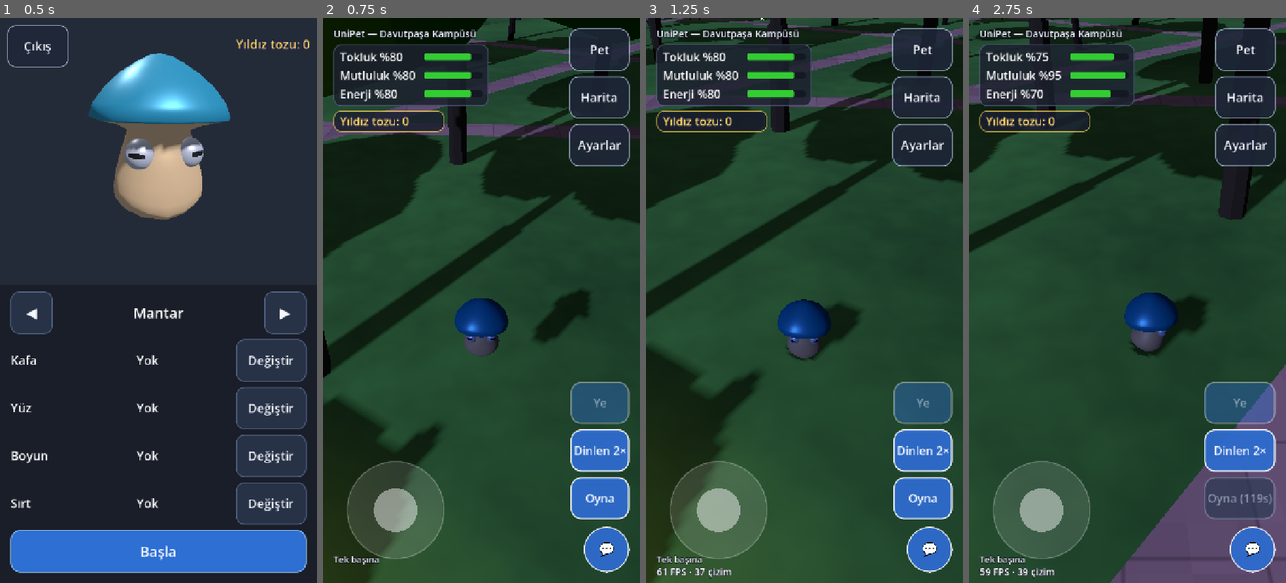
Above: before the commit, frames 1-4 (left to right).
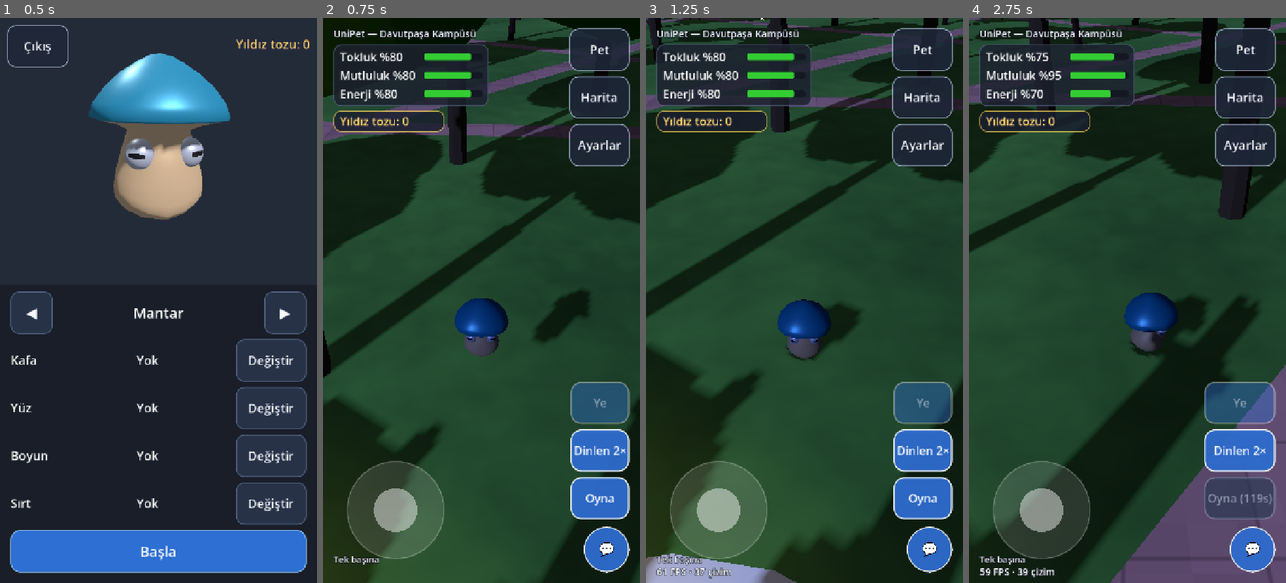
Above: after the commit, the same moments.

Repository: talha24052050/unipet
Game: Godot game, scene res://scenes/ui/login.tscn
Same seed, same stepped clock (60 frames per second), same inputs: the game is played once before the commit and once after it.
Inputs (mouse positions are in pixels of both pictures, inside the frame that each line leads up to):
- Up to frame 1 (0.5 s): no input
- Up to frame 2 (0.75 s): click "Başla" at 0.5 s
- Up to frame 3 (1.25 s): no input
- Up to frame 4 (2.75 s): click "Oyna" at 1.25 s; tap Enter at 2 s; move the mouse to (1197, 272) at 2.02 s; hold Right (ui_right) from 2.03 s (still down); click (1197, 272) at 2.17 s

Frame 1 is identical in both runs. In frame 2, 2.7% of the frame differs, in the area x 68-100%, y 67-100%; in frame 3, 6.9%; in frame 4, 12%, in the area x 0-92%, y 49-100%.

Commit message:
Ortabahce & Tasbina: gercek tas cephe/bolmeli kemer pencereler, yuvarlak kafe pavyonu ve merkez aniti

Diff:
--- a/game/assets/shaders/building_wall.gdshader
+++ b/game/assets/shaders/building_wall.gdshader
@@ -58,15 +58,24 @@
 		// Zemin seviyesi (en alt 0.3m süpürgelik)
 		if (world_pos.y >= 0.3) {
 			if (style == 0) {
-				// 0: Modern yatay pencere şeridi
-				if (floor_y >= 1.05 && floor_y <= 2.45) {
-					float u_grid = mod(wall_u, 2.0);
-					if (floor_y <= 1.15 || floor_y >= 2.35 || u_grid <= 0.08 || u_grid >= 1.92) {
+				// 0: Modern kompozit panel cephe (Alucobond derz ızgarası + yatay cam pencere şeridi)
+				float p_u = fract(wall_u / 1.8);
+				float p_y = fract(floor_y / 1.15);
+				float panel_tone = 0.97 + 0.04 * hash12(vec2(floor(wall_u / 1.8), floor(world_pos.y / 1.15)));
+				col = wall_color.rgb * panel_tone;
+				if (p_u < 0.025 || p_y < 0.025) {
+					col *= 0.88;  // ince alüminyum panel derzi
+				}
+				if (floor_y >= 1.05 && floor_y <= 2.48) {
+					float u_grid = mod(wall_u, 1.8);
+					if (floor_y <= 1.14 || floor_y >= 2.39 || u_grid <= 0.07 || u_grid >= 1.73 || abs(u_grid - 0.9) < 0.03) {
 						col = frame_color.rgb;
+						roughness = 0.55;
 					} else {
-						col = window_color.rgb;
-						roughness = 0.25;
-						metallic = 0.2;
+						float sky_grad = clamp((floor_y - 1.14) / 1.25, 0.0, 1.0);
+						col = mix(window_color.rgb * 0.82, window_color.rgb * 1.35 + vec3(0.05, 0.08, 0.07), sky_grad);
+						roughness = 0.18;
+						metallic = 0.25;
 					}
 				}
 			} else if (style == 1) {
@@ -82,44 +91,81 @@
 					}
 				}
 			} else if (style == 2) {
-				// 2: Tarihi binalar: taş kaide, pilastırlar, kat silmesi, kemerli pencereler
-				float pil = mod(wall_u, PILASTER_SPACING);
-				bool on_pilaster = pil < PILASTER_WIDTH;
-				bool on_band = floor_y > FLOOR_HEIGHT - 0.22;  // kat silmesi
+				// 2: Tarihi Taşbina (Kışla) cephesi — YTÜ resmi fotoğraf referansı:
+				// İç avlu: eskitilmiş gri-bej kireçtaşı sıva, koyu kat silmesi, yağmur oluğu,
+				// taş kemer söveli ve beyaz çok bölmeli (mullion) kemerli pencereler.
+				// Dış cephe: organik çok tonlu kaba moloz taş örgü + tuğla kemer + beyaz bölmeli cam.
 				float u_mod = mod(wall_u, 3.0);
 				bool outer = outer_stone && dot(world_normal.xz, world_pos.xz - courtyard_center) > 0.0;
+				bool on_band = floor_y > FLOOR_HEIGHT - 0.26;
+				bool under_band = floor_y > FLOOR_HEIGHT - 0.38 && !on_band;
 				if (outer) {
-					// Kaba taş örgü: 0.45 m sıralar, sıra başına kaydırılmış düzensiz blok uzunlukları
-					float row = floor(world_pos.y / 0.45);
-					float bu = wall_u / (0.7 + 0.5 * hash12(vec2(row, 3.0))) + hash12(vec2(row, 7.0));
+					// Kaba moloz taş örgü: düzensiz bloklar + koyu gölgeli derz
+					float row = floor(world_pos.y / 0.38);
+					float row_w = 0.55 + 0.45 * hash12(vec2(row, 3.1));
+					float bu = wall_u / row_w + hash12(vec2(row, 7.3)) * 3.0;
 					vec2 cell = vec2(floor(bu), row);
 					float fu = fract(bu);
-					float fy = fract(world_pos.y / 0.45);
-					float tone = 0.86 + 0.24 * hash12(cell);
-					col = rubble_color.rgb * tone;
-					if (fu < 0.05 || fy < 0.08) {
-						col = rubble_color.rgb * 1.18;  // açık renk derz
-					}
-					roughness = 1.0;
-				}
-				if (!outer && (world_pos.y < PLINTH_HEIGHT || on_pilaster || on_band)) {
-					col = stone_color.rgb;
-					roughness = 0.95;
-				} else
-				if (u_mod >= 0.9 && u_mod <= 2.1) {
+					float fy = fract(world_pos.y / 0.38);
+					float tone = 0.78 + 0.34 * hash12(cell);
+					float warm = hash12(cell + vec2(11.0, 5.0));
+					vec3 stone_tint = mix(rubble_color.rgb, rubble_color.rgb * vec3(1.06, 0.98, 0.88), warm);
+					col = stone_tint * tone;
+					if (fu < 0.06 || fy < 0.09) {
+						col = rubble_color.rgb * 0.62;  // koyu harç/gölge derzi
+					}
+					roughness = 0.98;
+				} else {
+					// İç avlu: eskitilmiş kireçtaşı sıva dokusu (hafif ton çeşitliliği)
+					float grain = 0.96 + 0.08 * hash12(vec2(floor(wall_u * 1.4), floor(world_pos.y * 1.4)));
+					float blotch = 0.97 + 0.06 * hash12(vec2(floor(wall_u * 0.35), floor(world_pos.y * 0.4)));
+					col = wall_color.rgb * grain * blotch;
+					roughness = 0.93;
+					if (world_pos.y < PLINTH_HEIGHT) {
+						col = wall_color.rgb * 0.80;  // taş subasman
+					} else if (on_band) {
+						col = wall_color.rgb * 0.58;  // koyu taş kat silmesi (tasbina_stone.jpg)
+						roughness = 0.96;
+					} else if (under_band) {
+						col = col * 0.86;  // silme altı gölge
+					}
+					// Dikey yağmur oluğu borusu (her 15 m'de bir)
+					if (mod(wall_u + 1.5, 15.0) < 0.13) {
+						col = vec3(0.64, 0.66, 0.68);
+						roughness = 0.55;
+						metallic = 0.25;
+					}
+				}
+				// Kemerli pencereler: dış taş/tuğla kemer sövesi + beyaz çok bölmeli doğrama + cam
+				if (u_mod >= 0.78 && u_mod <= 2.22 && !on_band) {
 					float center_u = 1.5;
-					float half_w = 0.6;
-					float dx = (u_mod - center_u) / half_w;
-					float arch_top = 2.55 + 0.4 * sqrt(max(0.0, 1.0 - dx * dx));
-
-					if (floor_y >= 0.9 && floor_y <= arch_top) {
-						float inner_arch = 2.45 + 0.35 * sqrt(max(0.0, 1.0 - dx * dx));
-						if (floor_y <= 1.0 || floor_y >= inner_arch || u_mod <= 1.0 || u_mod >= 2.0) {
-							col = outer ? brick_arch_color.rgb : frame_color.rgb;
+					float half_w_outer = 0.70;
+					float half_w_inner = 0.56;
+					float dx_o = (u_mod - center_u) / half_w_outer;
+					float arch_outer = 2.48 + 0.48 * sqrt(max(0.0, 1.0 - dx_o * dx_o));
+					if (floor_y >= 0.82 && floor_y <= arch_outer) {
+						float dx_i = (u_mod - center_u) / half_w_inner;
+						bool in_opening = abs(dx_i) <= 1.0 && floor_y >= 0.94 && floor_y <= (2.46 + 0.40 * sqrt(max(0.0, 1.0 - dx_i * dx_i)));
+						if (!in_opening) {
+							// Kemer sövesi / denizlik: iç cephede koyu taş söve, dış cephede tuğla kemer
+							col = outer ? brick_arch_color.rgb * (0.9 + 0.16 * hash12(vec2(floor(u_mod * 8.0), floor(floor_y * 8.0)))) : wall_color.rgb * 0.68;
+							roughness = 0.94;
 						} else {
-							col = window_color.rgb;
-							roughness = 0.3;
-							metallic = 0.1;
+							// Beyaz pencere çerçevesi + çok bölmeli kayıtlar (1 dikey + 2 yatay + kemer yelpazesi)
+							float arch_in = 2.46 + 0.40 * sqrt(max(0.0, 1.0 - dx_i * dx_i));
+							bool outer_frame = floor_y <= 1.02 || floor_y >= arch_in - 0.06 || abs(u_mod - center_u) >= half_w_inner - 0.06;
+							bool mid_vert = abs(u_mod - center_u) < 0.042;
+							bool horiz_bars = abs(floor_y - 1.50) < 0.036 || abs(floor_y - 2.02) < 0.036 || abs(floor_y - 2.46) < 0.042;
+							bool arch_fan = floor_y > 2.46 && (abs(abs(u_mod - center_u) - (floor_y - 2.46) * 0.95) < 0.032);
+							if (outer_frame || mid_vert || horiz_bars || arch_fan) {
+								col = frame_color.rgb;
+								roughness = 0.65;
+							} else {
+								float g_grad = clamp((floor_y - 1.0) / 1.8, 0.0, 1.0);
+								col = mix(window_color.rgb * 0.78, window_color.rgb * 1.45 + vec3(0.04, 0.06, 0.09), g_grad);
+								roughness = 0.22;
+								metallic = 0.15;
+							}
 						}
 					}
 				}
--- a/game/src/world/building_style.gd
+++ b/game/src/world/building_style.gd
@@ -52,11 +52,11 @@
 const BRICK_WINDOW: Color = Color(0.17, 0.21, 0.26)
 const BRICK_ROOF: Color = Color(0.6, 0.62, 0.64)
 
-## Renk paleti (YTÜ Davutpaşa harita stili)
-const HISTORIC_WALL: Color = Color(0.937, 0.890, 0.784)  # krem #EFE3C8
-const HISTORIC_ROOF: Color = Color(0.63, 0.34, 0.27)   # yıpranmış kiremit (drone referansı; eski #B9473A fazla canlıydı)
-const HISTORIC_WINDOW: Color = Color(0.18, 0.22, 0.28)
-const HISTORIC_FRAME: Color = Color(1.0, 1.0, 1.0)       # beyaz pencere çerçevesi
+## Renk paleti (YTÜ Davutpaşa resmi fotoğraf referansı: eskitilmiş gri-bej kireçtaşı sıvası + kiremit çatı)
+const HISTORIC_WALL: Color = Color(0.75, 0.73, 0.69)     # gerçek Taşbina eskitilmiş taş-sıva gri-bej
+const HISTORIC_ROOF: Color = Color(0.66, 0.35, 0.27)     # sıcak kiremit çatı (dji_0114 / dji_0081 referansı)
+const HISTORIC_WINDOW: Color = Color(0.14, 0.18, 0.23)
+const HISTORIC_FRAME: Color = Color(0.95, 0.95, 0.94)    # beyaz çok bölmeli pencere doğraması
 
 const MODERN_WALL: Color = Color(0.91, 0.93, 0.94)       # açık gri / beyaz
 const MODERN_ROOF: Color = Color(0.68, 0.71, 0.74)       # açık gri düz çatı
--- a/game/src/world/greenery_decor.gd
+++ b/game/src/world/greenery_decor.gd
@@ -53,10 +53,13 @@
 	_build_beds(data.get("beds", []))
 	for t: Variant in data.get("tracks", []):
 		_build_track(t as Dictionary)
-	for k: Variant in data.get("kiosks", []):
+	var kiosks: Array = data.get("kiosks", [])
+	for k: Variant in kiosks:
 		var kx: float = float(k[0])
 		var kz: float = float(k[1])
 		_build_kiosk(Vector3(kx, TerrainHeight.active_height(kx, kz), kz), float(k[2]))
+	if not kiosks.is_empty():
+		_build_ortabahce_monument(Vector2(-2.1, 5.3))
 
 
 func _build_trees(trees: Array) -> void:
@@ -427,23 +430,147 @@
 	parent.add_child(mi)
 
 
+## Ortabahçe yuvarlak kafe/büfe pavyonu (dji_0114 drone referansı):
+## Geniş dairesel gri saçak çatı, koyu cam + ahşap gövde, 8 ince çelik direk, dairesel taş platform ve 2 otomat.
+## Tüm parçalar tek köşe-renkli ArrayMesh'te birleşir (= 1 çizim çağrısı).
 func _build_kiosk(pos: Vector3, yaw: float) -> void:
 	var root: StaticBody3D = StaticBody3D.new()
 	root.name = "Kiosk"
 	root.position = pos
 	root.rotation.y = yaw
-	_box(root, KIOSK_BODY, Vector3(0.0, KIOSK_BODY.y * 0.5, -0.6), KIOSK_BODY_COLOR)
-	var roof_y: float = KIOSK_BODY.y + 0.25
-	_box(root, KIOSK_ROOF, Vector3(0.0, roof_y, 0.0), KIOSK_ROOF_COLOR)
-	for sx: float in [-1.0, 1.0]:
-		_box(root, Vector3(0.14, roof_y, 0.14), Vector3(sx * (KIOSK_ROOF.x * 0.5 - 0.3), roof_y * 0.5, KIOSK_ROOF.z * 0.5 - 0.3), KIOSK_POST_COLOR)
+
+	var st: SurfaceTool = SurfaceTool.new()
+	st.begin(Mesh.PRIMITIVE_TRIANGLES)
+	st.set_smooth_group(-1)
+
+	var base_col: Color = Color(0.76, 0.74, 0.70)
+	var core_dark: Color = Color(0.16, 0.20, 0.24)
+	var glass_col: Color = Color(0.14, 0.22, 0.28)
+	var wood_col: Color = Color(0.56, 0.34, 0.22)
+	var roof_col: Color = Color(0.62, 0.64, 0.66)
+	var fascia_col: Color = Color(0.26, 0.28, 0.31)
+	var post_col: Color = Color(0.24, 0.26, 0.29)
+	var red_accent: Color = Color(0.72, 0.16, 0.16)
+
+	# 1) Dairesel taş pavyon tabanı (r=4.8m, h=0.14m)
+	_add_colored_cyl(st, 4.8, 0.14, Vector3(0.0, 0.07, 0.0), 16, base_col)
+	# 2) Alt ahşap/kiremit tezgah bandı (r=3.1m, h=0.95m)
+	_add_colored_cyl(st, 3.1, 0.95, Vector3(0.0, 0.14 + 0.475, 0.0), 14, wood_col)
+	# 3) Üst koyu cam vitrin gövdesi (r=3.02m, h=1.85m)
+	_add_colored_cyl(st, 3.02, 1.85, Vector3(0.0, 1.09 + 0.925, 0.0), 14, glass_col)
+	# 4) Üst koyu alınlık halkası + geniş dairesel saçak çatı (r=4.7m)
+	_add_colored_cyl(st, 3.15, 0.22, Vector3(0.0, 2.94 + 0.11, 0.0), 14, core_dark)
+	_add_colored_cyl(st, 4.75, 0.24, Vector3(0.0, 3.16 + 0.12, 0.0), 16, fascia_col)
+	_add_colored_cyl(st, 4.65, 0.10, Vector3(0.0, 3.40 + 0.05, 0.0), 16, roof_col)
+	# Çatı üstü klima / ışıklık kutusu
+	_add_colored_box(st, Vector3(1.8, 0.42, 1.4), Vector3(0.0, 3.68, 0.0), Color(0.72, 0.74, 0.76))
+	# 5) 8 adet ince saçak taşıyıcı çelik direk
+	for i: int in 8:
+		var ang: float = TAU * float(i) / 8.0
+		var px: float = cos(ang) * 4.25
+		var pz: float = sin(ang) * 4.25
+		_add_colored_box(st, Vector3(0.12, 3.05, 0.12), Vector3(px, 0.14 + 1.525, pz), post_col)
+	# 6) Kırmızı büfe tabelası / otomat çifti (giriş yanında)
 	for sx: float in [-0.55, 0.55]:
-		_box(root, VENDING_SIZE, Vector3(sx, VENDING_SIZE.y * 0.5, KIOSK_BODY.z * 0.5 - 0.6 + VENDING_SIZE.z * 0.5), VENDING_COLOR)
+		_add_colored_box(st, Vector3(0.85, 1.85, 0.70), Vector3(sx, 0.14 + 0.925, 3.45), red_accent)
+		_add_colored_box(st, Vector3(0.62, 1.05, 0.06), Vector3(sx, 0.14 + 1.18, 3.81), Color(0.88, 0.92, 0.96))
+
+	st.generate_normals()
+	var mesh: ArrayMesh = st.commit()
+	var mat: StandardMaterial3D = StandardMaterial3D.new()
+	mat.vertex_color_use_as_albedo = true
+	mat.roughness = 0.78
+	mesh.surface_set_material(0, mat)
+	var mi: MeshInstance3D = MeshInstance3D.new()
+	mi.name = "KioskMesh"
+	mi.mesh = mesh
+	root.add_child(mi)
+
 	var col: CollisionShape3D = CollisionShape3D.new()
-	var shape: BoxShape3D = BoxShape3D.new()
-	shape.size = KIOSK_BODY
+	var shape: CylinderShape3D = CylinderShape3D.new()
+	shape.radius = 3.25
+	shape.height = 3.4
 	col.shape = shape
-	col.position = Vector3(0.0, KIOSK_BODY.y * 0.5, -0.6)
+	col.position = Vector3(0.0, 1.7, 0.0)
 	root.add_child(col)
 	add_child(root)
 	kiosk_count += 1
+
+
+## Ortabahçe merkez anıt meydanı (dji_0081 referansı): dairesel basamaklı taş platform + granit kaide + bronz anıt.
+func _build_ortabahce_monument(xz: Vector2) -> void:
+	var base_y: float = TerrainHeight.active_height(xz.x, xz.y)
+	var root: StaticBody3D = StaticBody3D.new()
+	root.name = "OrtabahceMonument"
+	root.position = Vector3(xz.x, base_y, xz.y)
+
+	var st: SurfaceTool = SurfaceTool.new()
+	st.begin(Mesh.PRIMITIVE_TRIANGLES)
+	st.set_smooth_group(-1)
+
+	var plaza_stone: Color = Color(0.84, 0.82, 0.78)
+	var step_stone: Color = Color(0.74, 0.72, 0.69)
+	var granite: Color = Color(0.56, 0.55, 0.53)
+	var bronze: Color = Color(0.24, 0.22, 0.19)
+	var gold: Color = Color(0.86, 0.68, 0.22)
+
+	# Geniş dairesel taş meydan + 2 basamaklı kaide (yolun üstüne temiz oturur)
+	_add_colored_cyl(st, 3.8, 0.14, Vector3(0.0, 0.07, 0.0), 20, plaza_stone)
+	_add_colored_cyl(st, 2.2, 0.24, Vector3(0.0, 0.14 + 0.12, 0.0), 16, step_stone)
+	_add_colored_box(st, Vector3(1.55, 1.55, 1.55), Vector3(0.0, 0.38 + 0.775, 0.0), granite)
+	_add_colored_box(st, Vector3(1.72, 0.16, 1.72), Vector3(0.0, 1.93 + 0.08, 0.0), step_stone)
+	# Bronz anıt sütun + üstünde oturan altın YTÜ yıldız tacı
+	_add_colored_box(st, Vector3(0.75, 2.05, 0.75), Vector3(0.0, 2.09 + 1.025, 0.0), bronze)
+	_add_colored_box(st, Vector3(0.95, 0.16, 0.95), Vector3(0.0, 4.14 + 0.08, 0.0), bronze)
+	_add_colored_box(st, Vector3(0.24, 0.35, 0.24), Vector3(0.0, 4.30 + 0.175, 0.0), bronze)
+	_add_colored_box(st, Vector3(0.62, 0.62, 0.16), Vector3(0.0, 4.65 + 0.22, 0.0), gold)
+	_add_colored_box(st, Vector3(0.16, 0.62, 0.62), Vector3(0.0, 4.65 + 0.22, 0.0), gold)
+
+	st.generate_normals()
+	var mesh: ArrayMesh = st.commit()
+	var mat: StandardMaterial3D = StandardMaterial3D.new()
+	mat.vertex_color_use_as_albedo = true
+	mat.roughness = 0.72
+	mesh.surface_set_material(0, mat)
+	var mi: MeshInstance3D = MeshInstance3D.new()
+	mi.name = "MonumentMesh"
+	mi.mesh = mesh
+	root.add_child(mi)
+
+	var col: CollisionShape3D = CollisionShape3D.new()
+	var shape: BoxShape3D = BoxShape3D.new()
+	shape.size = Vector3(1.8, 3.0, 1.8)
+	col.shape = shape
+	col.position = Vector3(0.0, 1.5, 0.0)
+	root.add_child(col)
+	add_child(root)
+
+
+static func _add_colored_cyl(st: SurfaceTool, radius: float, height: float, pos: Vector3, segs: int, color: Color) -> void:
+	var y0: float = pos.y - height * 0.5
+	var y1: float = pos.y + height * 0.5
+	var top_c: Vector3 = Vector3(pos.x, y1, pos.z)
+	var bot_c: Vector3 = Vector3(pos.x, y0, pos.z)
+	st.set_color(color)
+	for i: int in segs:
+		var a0: float = TAU * float(i) / float(segs)
+		var a1: float = TAU * float(i + 1) / float(segs)
+		var p00: Vector3 = Vector3(pos.x + cos(a0) * radius, y0, pos.z + sin(a0) * radius)
+		var p10: Vector3 = Vector3(pos.x + cos(a1) * radius, y0, pos.z + sin(a1) * radius)
+		var p01: Vector3 = Vector3(pos.x + cos(a0) * radius, y1, pos.z + sin(a0) * radius)
+		var p11: Vector3 = Vector3(pos.x + cos(a1) * radius, y1, pos.z + sin(a1) * radius)
+		# Yan yüz (dışarı bakan — Godot sağ el +Y ekseninde a0->a1 saat yönünde döner)
+		st.add_vertex(p00)
+		st.add_vertex(p11)
+		st.add_vertex(p01)
+		st.add_vertex(p00)
+		st.add_vertex(p10)
+		st.add_vertex(p11)
+		# Üst kapak (+Y)
+		st.add_vertex(top_c)
+		st.add_vertex(p01)
+		st.add_vertex(p11)
+		# Alt kapak (-Y)
+		st.add_vertex(bot_c)
+		st.add_vertex(p10)
+		st.add_vertex(p00)
